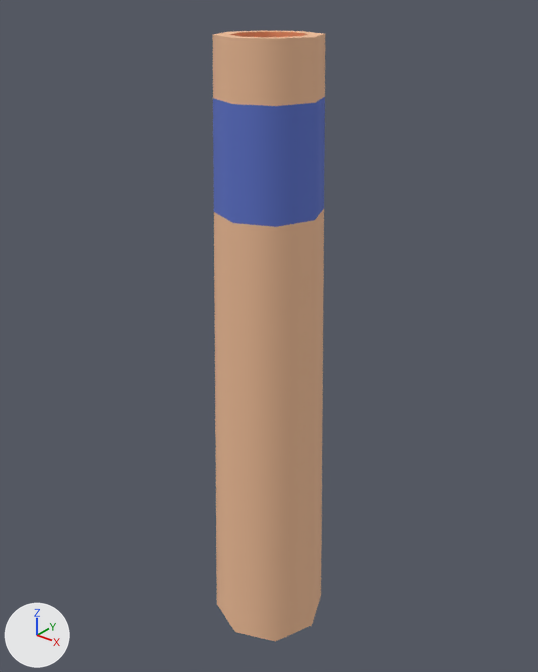
Before and after pictures for a commit that changed the glTF model assets/kenney/cityindustrial/chimney-basic.glb.
Camera for both pictures: a camera (50 mm lens) standing at (0.663, -0.829, 1.071) and looking at (-0.014, 0.017, 0.546). Lighting does not change. The marker at lower left points along +X, +Y and +Z. The older version comes first.

The first picture shows 'chimney-basic'.
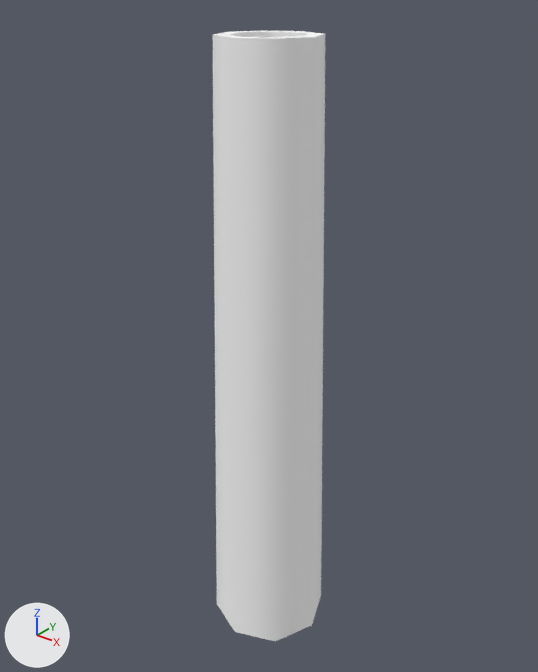
Boxes [x1, y1, x2, y2] around the edits, measured in the pictures (538 x 672 px):
'chimney-basic', recoloured (lighter): [213, 30, 325, 641] in both

The change, as a diff of the scene's bpy script:
```diff
--- a/assets/kenney/cityindustrial/chimney-basic.glb.py
+++ b/assets/kenney/cityindustrial/chimney-basic.glb.py
@@ mat_colormap_004 @@
+mat_colormap_004 = principled_material('colormap.004')
+mat_colormap_004.base_color = (1.0, 1.0, 1.0)  # white #ffffff
+mat_colormap_004.roughness = 1.0
@@ me_chimney_basic @@
 me_chimney_basic.from_pydata(...)  # 56 vertices, 92 faces; spans x -0.1..0.1, y -0.1..0.1, z 0.0..1.0
-me_chimney_basic.materials.append(mat_colormap)
+me_chimney_basic.materials.append(mat_colormap_004)  # white #ffffff
```
